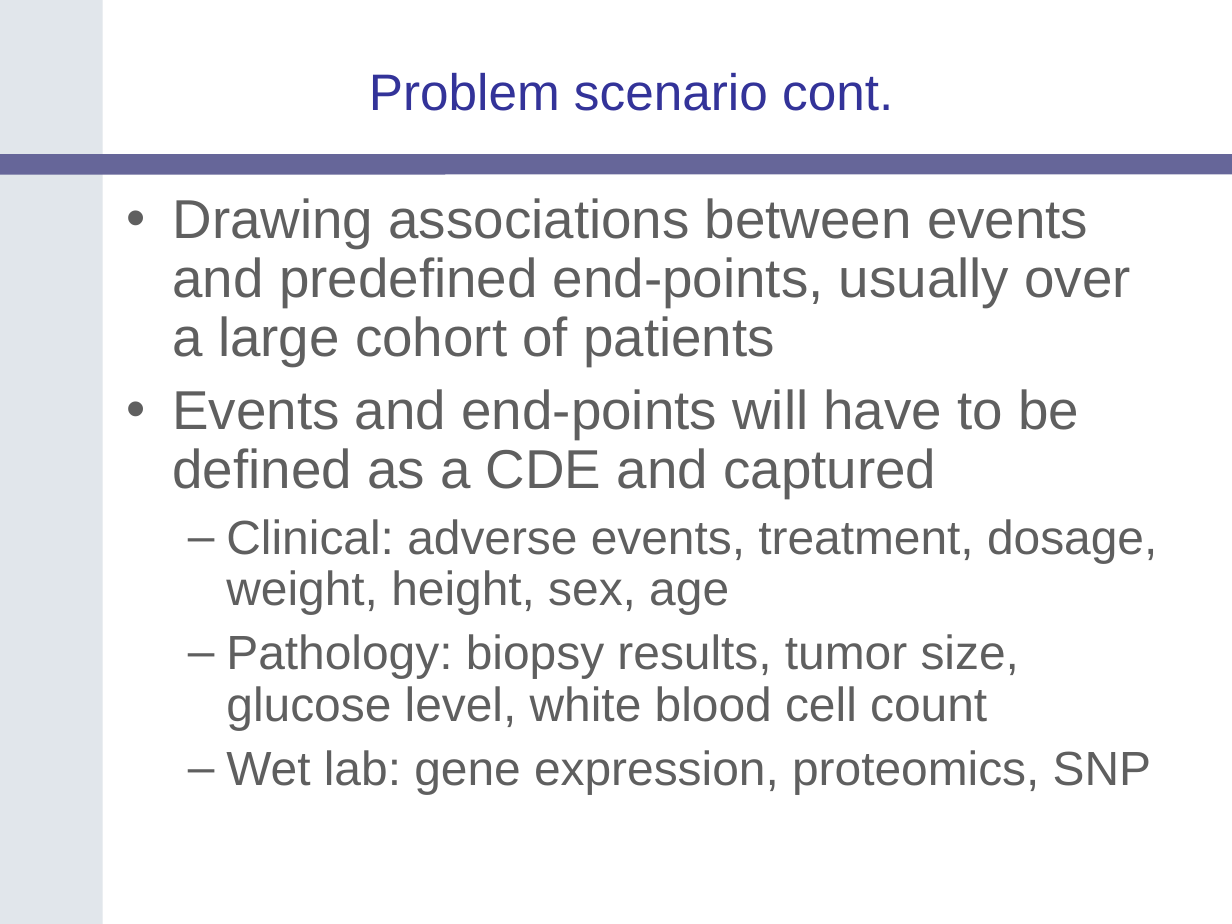
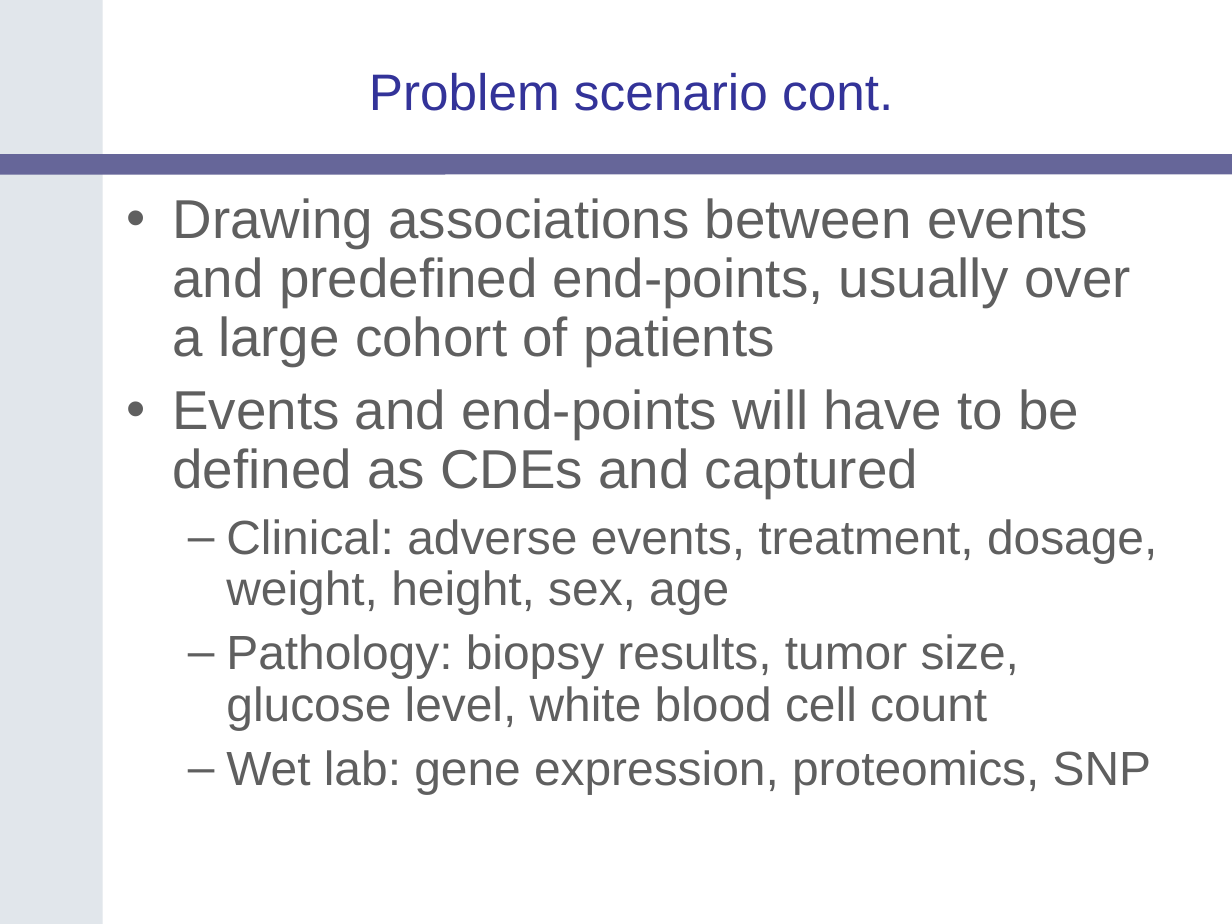
Before and after one commit to NCIP/catrip, a slide deck: slide 8 of catrip/documentation/presentations/translational_sig_2006_06_13/catrip_translational_sig_2006_06_13.ppt. Drawn at 1232x924 pixels with LibreOffice and Linux fonts; fonts in the diff are those of the drawing; background and template pictures are left out. Boxes give left, top, right and bottom in pixels: in the first picture for what was removed or moved away, otherwise in the second. Text is boxed around its words. In the diff, an @@ line names an element or a change of style, - is before the commit and + after.

Commit message:
minor grammar changes
SVN-Revision: 114

```diff
--- a/catrip/documentation/presentations/translational_sig_2006_06_13/catrip_translational_sig_2006_06_13.ppt
+++ b/catrip/documentation/presentations/translational_sig_2006_06_13/catrip_translational_sig_2006_06_13.ppt
@@ text at (x1=173, y1=389, x2=1079, y2=498): text changed @@
-• Events and end-points will have to be defined as a CDE and captured
+• Events and end-points will have to be defined as CDEs and captured
```
Also in this commit, not shown: 3 other slides changed.
